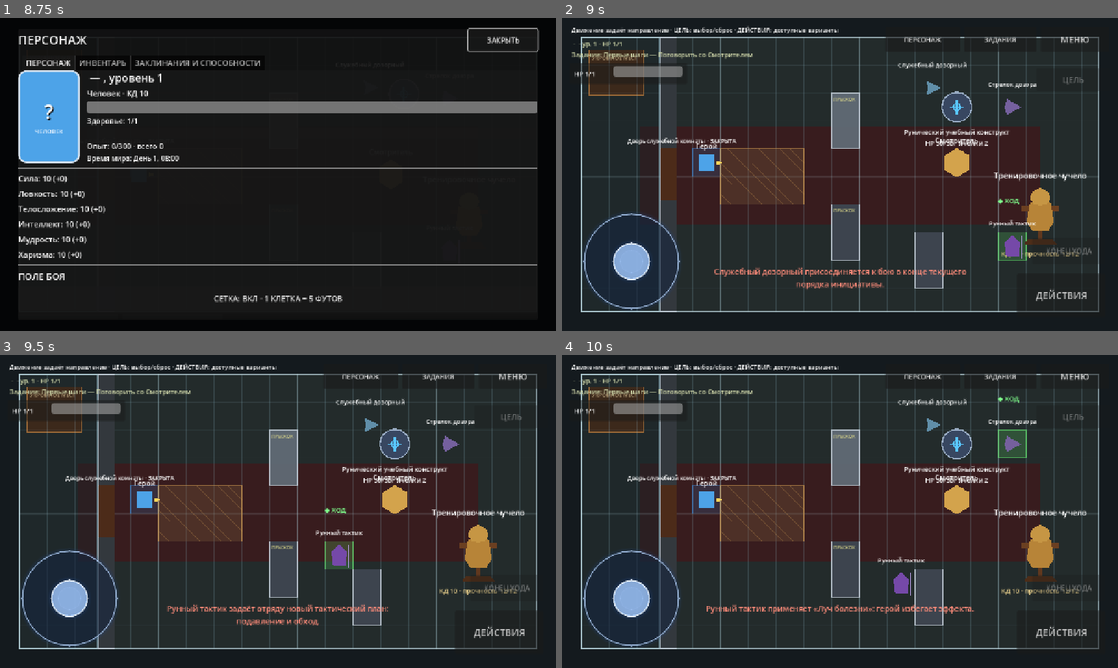
Above: before the commit, frames 1-4 (two rows, left to right).
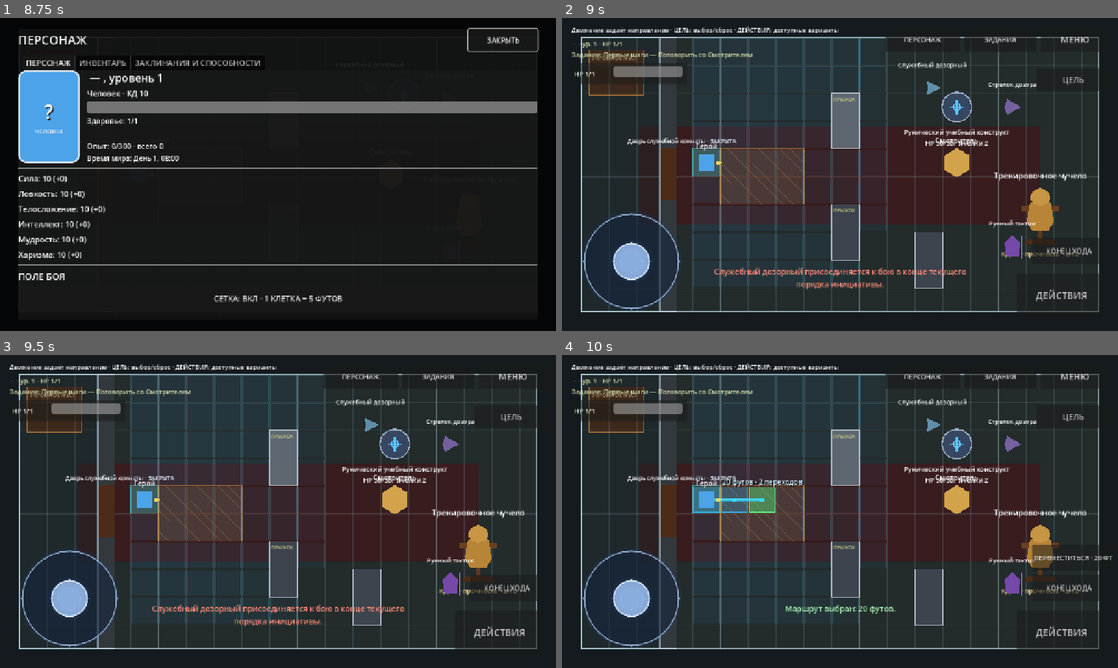
Above: after the commit, the same moments.

Repository: eretenkodaniil16-rgb/rpg-project
Game: Godot game, scene res://scenes/game/game.tscn
Two runs of this game, one before a commit and one after it. Both use one fixed random seed, a clock stepped at 60 frames per second and the inputs below. This scene is started directly instead of the project's main scene.
Inputs (mouse positions are in pixels of both pictures, inside the frame that each line leads up to):
- Up to frame 1 (8.75 s): click "ДЕЙСТВИЯ" at 0.5 s; click "МЕНЮ" at 1.25 s; click "Новая игра" at 2 s; click (278, 121) at 2.77 s; type "Alex" at 2.85 s; click "В главное меню" at 3.5 s; click "Новая игра" at 4.25 s; click (278, 121) at 5.02 s; type "Alex" at 5.1 s; click "В меню" at 5.75 s; click "Продолжить" at 6.5 s; click "ПРЫЖОК" at 7.25 s; click "ПЕРСОНАЖ" at 8 s
- Up to frame 2 (9 s): click "ЗАКРЫТЬ" at 8.75 s
- Up to frame 3 (9.5 s): no input
- Up to frame 4 (10 s): tap Enter (ui_accept) at 9.5, 9.77 s; move the mouse to (962, 495) at 9.52 s; hold Right (ui_right) from 9.53 s (still down); tap C at 9.6 s; click (962, 495) at 9.67 s

Frame 1 is identical in both runs. In frame 2, 2.1% of the frame differs, in the area x 23-97%, y 6-86%; in frame 3, 3.3%; in frame 4, 4.6%, in the area x 23-99%, y 6-86%.

Commit message:
fix: активировать видимый тактический отряд только при провокации

Diff:
--- a/scripts/game/stealth_test_room.gd
+++ b/scripts/game/stealth_test_room.gd
@@ -20,6 +20,7 @@
 var _hall_navigation_region: NavigationRegion2D
 var _door_navigation_link: NavigationLink2D
 var _combat_environment: CombatEnvironment
+var _activating_tactical_squad: bool = false
 
 
 func _ready() -> void:
@@ -70,6 +71,20 @@
 		_combat_environment.set_cover_object_active(WEST_SERVICE_DOOR_BLOCKER_ID, should_block, false)
 
 
+func activate_tactical_training_squad() -> void:
+	if _activating_tactical_squad:
+		return
+	_activating_tactical_squad = true
+	for actor: Node2D in [_training_marksman, _training_mage]:
+		if not is_instance_valid(actor):
+			continue
+		if not actor.is_in_group("stealth_alert_actors"):
+			actor.add_to_group("stealth_alert_actors")
+		if actor.has_method("activate_combat_participant"):
+			actor.call("activate_combat_participant")
+	_activating_tactical_squad = false
+
+
 func _build_patrol_observer() -> void:
 	_patrol_observer = PATROL_GUARD_SCENE.instantiate() as StealthPatrolObserver
 	if _patrol_observer == null:
@@ -86,15 +101,19 @@
 		_training_marksman.name = "TrainingMarksman"
 		add_child(_training_marksman)
 		_training_marksman.global_position = Vector2(1035.0, 185.0)
-		if _training_marksman.has_method("activate_combat_participant"):
-			_training_marksman.call("activate_combat_participant")
+		_prepare_dormant_training_actor(_training_marksman)
 	_training_mage = TRAINING_MAGE_SCENE.instantiate() as Node2D
 	if _training_mage != null:
 		_training_mage.name = "TrainingMage"
 		add_child(_training_mage)
 		_training_mage.global_position = Vector2(1035.0, 535.0)
-		if _training_mage.has_method("activate_combat_participant"):
-			_training_mage.call("activate_combat_participant")
+		_prepare_dormant_training_actor(_training_mage)
+
+
+func _prepare_dormant_training_actor(actor: Node2D) -> void:
+	actor.remove_from_group("stealth_alert_actors")
+	if not actor.is_in_group("combat_targets"):
+		actor.add_to_group("combat_targets")
 
 
 func _register_combat_obstacles() -> void:
